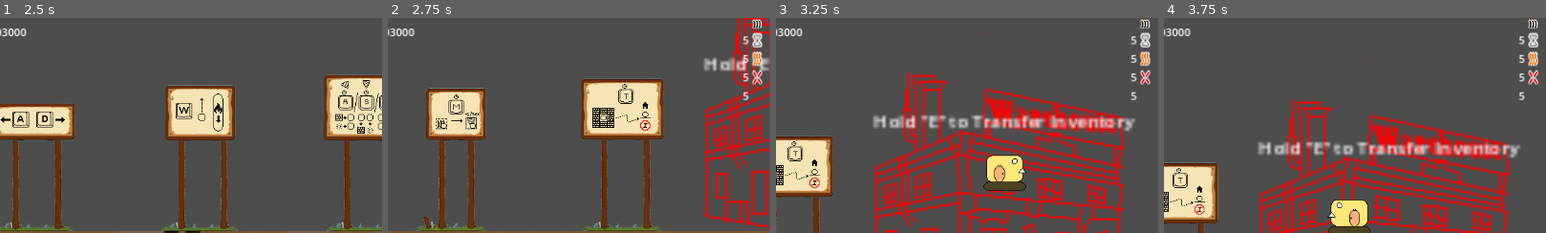
Above: before the commit, frames 1-4 (left to right).
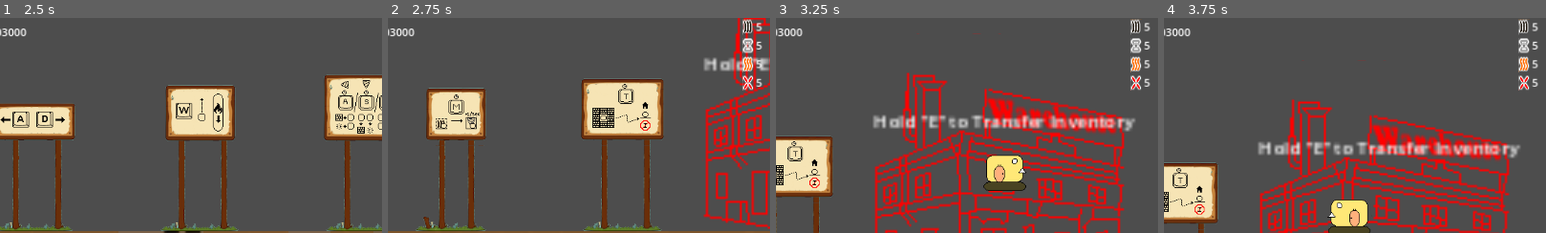
Above: after the commit, the same moments.

Repository: TrakeMuldoon/GodotMineTower
Game: Godot game, scene res://World/world.tscn
Two runs of this game, one before a commit and one after it. Both use one fixed random seed, a clock stepped at 60 frames per second and the inputs below.
Inputs:
- Up to frame 1 (2.5 s): hold D (go_right) 0.53-1.28 s; tap X (Mark) at 0.6 s; hold S (go_down) 1.28-2.03 s; tap M (Mine) at 1.35 s; hold D (go_right) from 2.03 s (still down); hold T (Return) from 2.03 s (still down)
- Up to frame 2 (2.75 s): keep holding D (go_right); keep holding T (Return)
- Up to frame 3 (3.25 s): release D (go_right) at 2.78 s; release T (Return) at 2.78 s; hold Up (go_up) from 2.78 s (still down); tap E (UseBuilding) at 2.85 s
- Up to frame 4 (3.75 s): release Up (go_up) at 3.53 s; hold A (go_left) from 3.53 s (still down); hold Z (Wall) from 3.53 s (still down)
The pictures show only the part of the screen within x 46-96%, y 0-50%; the shares and areas given below are measured in that part.

Frame 1 is identical in both runs. In frame 2, 1.4% of the frame differs, in the area x 92-98%, y 0-39%; in frame 3, 1.4%; in frame 4, 1.4%.

Commit message:
Finished off the branch

Diff:
--- a/HUD/hud.tscn
+++ b/HUD/hud.tscn
@@ -1,8 +1,6 @@
-[gd_scene load_steps=3 format=3 uid="uid://caewvun7a74qq"]
+[gd_scene load_steps=2 format=3 uid="uid://caewvun7a74qq"]
 
 [ext_resource type="Script" path="res://HUD/hud.gd" id="1_bk74e"]
-
-[sub_resource type="AtlasTexture" id="AtlasTexture_ki71c"]
 
 [node name="HUD" type="CanvasLayer"]
 script = ExtResource("1_bk74e")
@@ -64,7 +62,3 @@
 offset_right = 1150.0
 offset_bottom = 303.0
 columns = 2
-
-[node name="TextureRect" type="TextureRect" parent="WorldInventoryGrid"]
-layout_mode = 2
-texture = SubResource("AtlasTexture_ki71c")
Not shown, changed: TODO.txt
